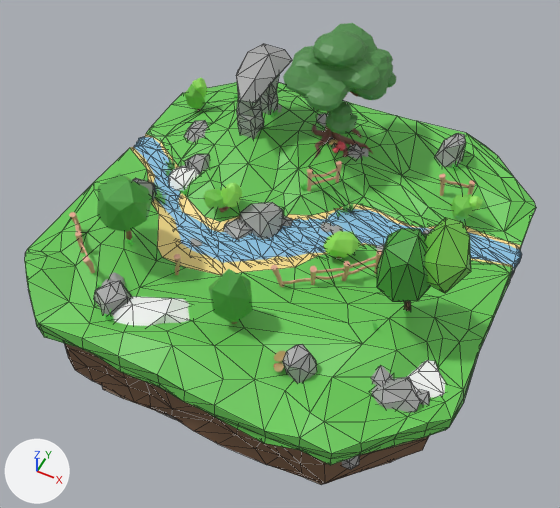
Before and after pictures for a commit that changed the glTF model public/base.glb.
The view is the same before and after, from a 50 mm lens placed at (8.71, -18.27, 21.16), pointed at (0.08, -1.02, -0.39). The lights are fixed; the arrows at lower left show +X, +Y and +Z. Mesh edges are drawn as thin lines on the coarser meshes. Where no turn or scale is listed for an object, it has been applied to the vertices.
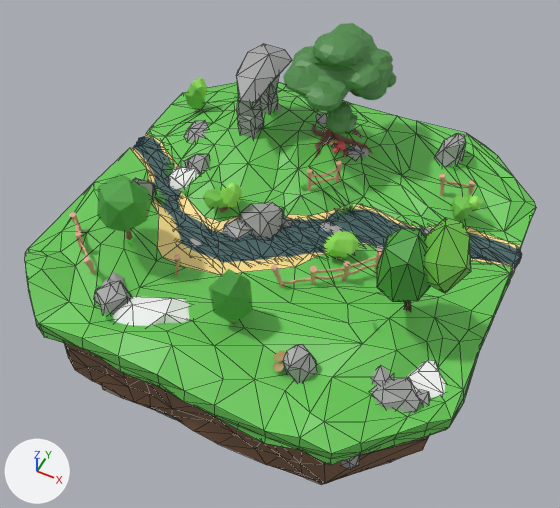
Where the change shows, as pixel boxes (x1, y1, x2, y2) in the pictures (560 x 508 px):
'Plane.003', recoloured
    both: (134, 137, 522, 276)

What changed in the scene script:
```text
Add mat_water_material_001:
    mat_water_material_001 = principled_material('Water_Material.001')
    mat_water_material_001.base_color = (0.05, 0.3, 0.6)  # blue #3f95cb
    mat_water_material_001.roughness = 0.1
    mat_water_material_001.ior = 1.333
    mat_water_material_001.alpha = 0.85
    mat_water_material_001.transmission_weight = 0.8
Change me_plane_003:
    where me_plane_003.from_pydata(...)  # 375 vertices, 524 faces; spans x -8.2..8.2, y -3.4..3.0, z -0.6..0.1
    remove me_plane_003.materials.append(mat_eau)  # blue #8dc6e7
    add me_plane_003.materials.append(mat_water_material_001)  # blue #3f95cb
```
